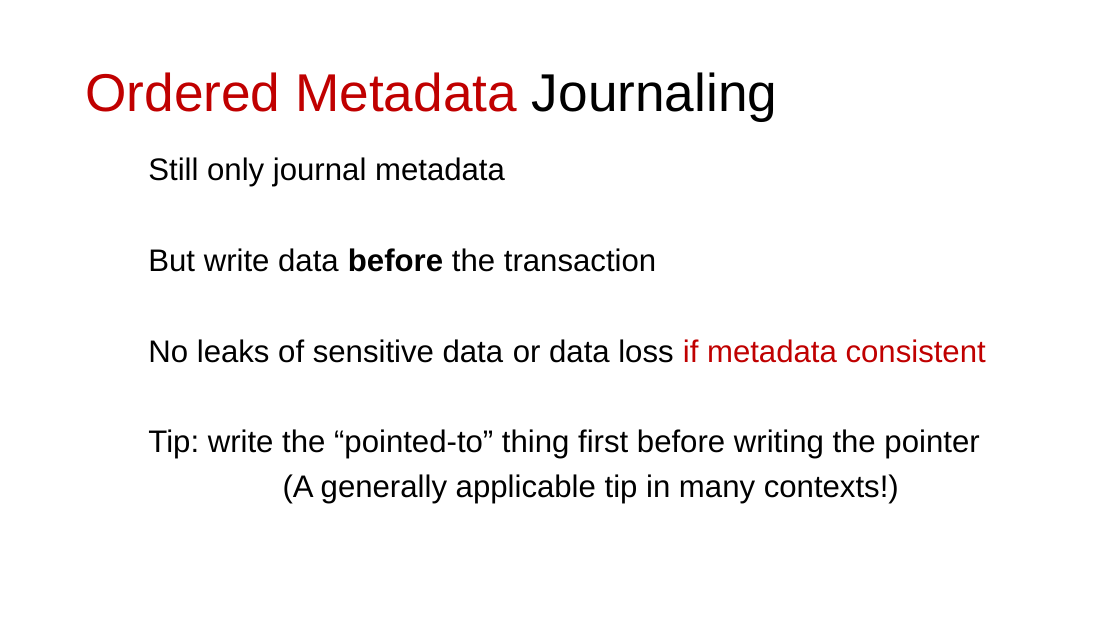
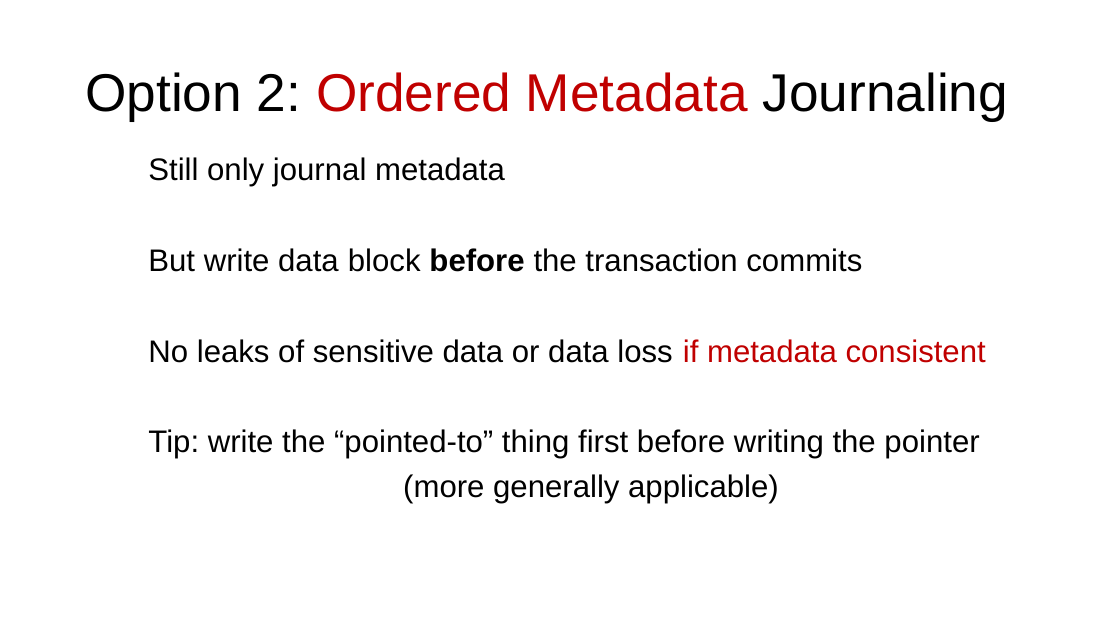
Before and after one commit to ngsrinivas/coursegen, a slide deck: slide 63 of ex/416-F23/staging/416-F23/lectures/13-crash-consistency.pptx (slide 64 before the commit). Drawn at 1120x630 pixels with LibreOffice and Linux fonts; fonts in the diff are those of the drawing. Boxes give left, top, right and bottom in pixels: in the first picture for what was removed or moved away, otherwise in the second. Text is boxed around its words. In the diff, an @@ line names an element or a change of style, - is before the commit and + after.

```diff
--- a/ex/416-F23/staging/416-F23/lectures/13-crash-consistency.pptx
+++ b/ex/416-F23/staging/416-F23/lectures/13-crash-consistency.pptx
@@ title at box(85, 72, 1008, 121): text changed; text colour #C00000 to #000000 @@
-Ordered Metadata Journaling
+Option 2: Ordered Metadata Journaling
@@ text at box(148, 248, 862, 272): text changed @@
-But write data before the transaction
+But write data block before the transaction commits
@@ text at box(403, 474, 779, 504): text changed @@
-(A generally applicable tip in many contexts!)
+(more generally applicable)
```
Also in this commit, not shown: 28 other slides changed, 1 slide removed, 1 other file.
